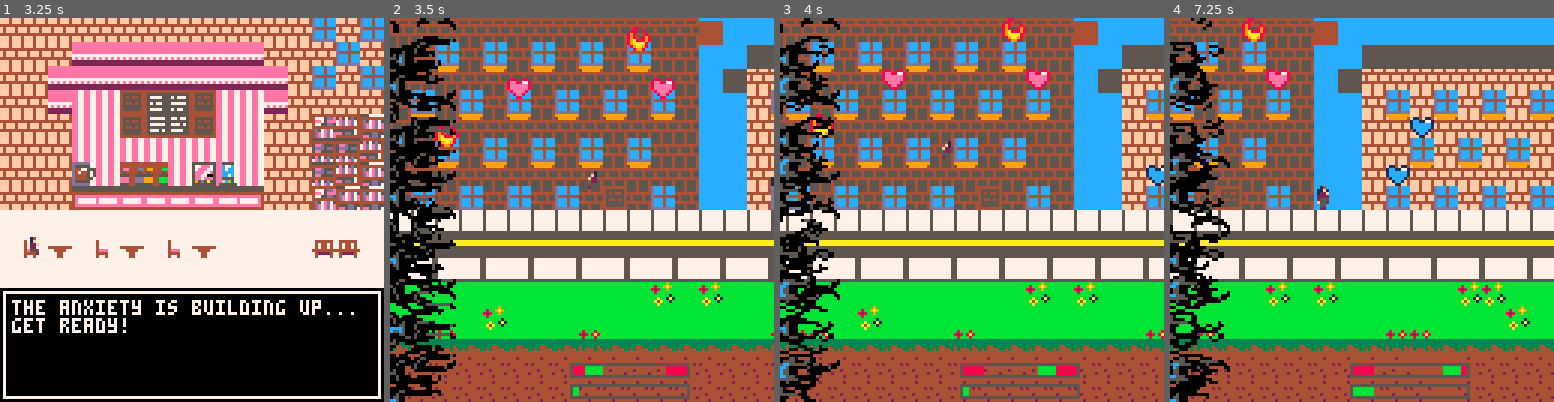
Above: before the commit, frames 1-4 (left to right).
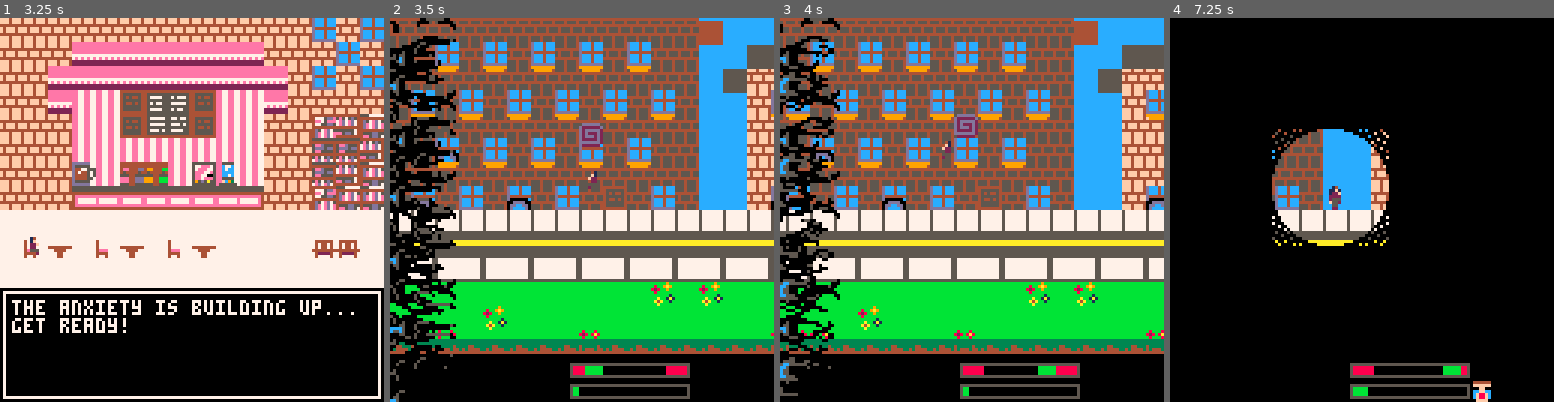
Above: after the commit, the same moments.

Repository: llopez020/Anxiety-at-its-Finest
Game: PICO-8 cartridge base.p8
Same seed, same stepped clock (60 frames per second), same inputs: the game is played once before the commit and once after it.
Inputs:
- Up to frame 1 (3.25 s): tap X (X key) at 0.33, 1.07, 1.85, 2.97 s; tap O (Z key) at 0.7, 1.7, 2.1, 2.5, 2.9 s; hold Right 1.6-2.1 s; hold Up 2.15-2.42 s; hold Right 2.47-3.03 s; hold Left from 3.08 s (still down)
- Up to frame 2 (3.5 s): keep holding Left; tap O (Z key) at 3.3 s
- Up to frame 3 (4 s): release Left at 3.58 s; hold Down 3.63-3.97 s; tap O (Z key) at 3.7 s
- Up to frame 4 (7.25 s): hold Right 4.02-4.68 s; tap X (X key) at 4.08, 5.2, 6.32 s; tap O (Z key) every 0.4 s from 4.1 to 6.9 s; hold Up 4.73-5.03 s; hold Left 5.08-5.68 s; hold Down 5.73-6.03 s; hold Right 6.08-6.58 s; hold Right 6.63-7.13 s; hold Up from 7.18 s (still down)

Frame 1 is identical in both runs. In frame 2, 11% of the frame differs, in the area x 0-100%, y 2-100%; in frame 3, 12%; in frame 4, 87%, in the area x 0-100%, y 0-100%.

Commit message:
Add files via upload

Diff:
--- a/base.p8
+++ b/base.p8
@@ -71,6 +71,11 @@
 anex_bar_color = 11
 level_anex_bar_color = 11
 
+anexitytimer=0
+antianexitytimer=0
+anexityshield=false
+icontimer=0
+icon=0
 --- anexity
 scrollspd=.02
 --begin tinker
@@ -83,6 +88,7 @@
 gravity_strength = 200.0
 friction_strength = 10.0
 jump_strength = 5000.0
+deathtext=0
 -- stop tinker
 
 -- end
@@ -149,10 +155,21 @@
 end
 
 function gameover()
-	if(game_over_flag == false) then sfx(18) music(5) game_over_flag = true end
-	rectfill(0,0 , 128,128,0)
-	textbox(0,90,127,127,"game over!\npress ❎ to restart")
-	if btn(❎) and textindex>30 then mode="test" resetmode() end
+
+ if(game_over_flag == false) then sfx(18) music(5) game_over_flag = true end
+ if textindex==0 then gmt=flr(rnd(8)) end
+ rectfill(0,0 , 128,128,0)
+
+ if gmt==0 then textbox(0,90,127,127,"game over!\npress ❎ to play again!\nkeep breathing, it will be\nokay!") end
+ if gmt==1 then textbox(0,90,127,127,"game over!\npress ❎ to play again!\nnever give up! things are \nnever as bad as they seem!") end
+ if gmt==2 then textbox(0,90,127,127,"game over!\npress ❎ to play again!\nfeeling stressed? speak to a\nfriend!") end
+ if gmt==3 then textbox(0,90,127,127,"game over!\npress ❎ to play again!\nif things are becoming too\noverwhelming, take a break!") end
+ if gmt==4 then textbox(0,90,127,127,"game over!\npress ❎ to play again!\nremember that you are always\nloved!") end
+ if gmt==5 then textbox(0,90,127,127,"game over!\npress ❎ to play again!\nsometimes, it can be helpful\nto take a step back and gain \nsome clarity on the situation!") end
+
+ if gmt>5 then textbox(0,90,127,127,"game over!\npress ❎ to play again!") end
+ if btn(❎) and textindex>30 then mode="test" resetmode() end
+
 end
 
 function win()
@@ -194,7 +211,7 @@
 animate(anxiety_animation12,sin(bounce)*4-40,17-35-63,anxiety_animation12,8,4,17)
 
 ----- anexity bar code
-
+if anexitytimer<=0 and antianexitytimer<=0 then
  local anxmax = 150
  rectfill(player.x-(anxmax-anexity_level),0 , player.x-(anxmax-anexity_level)-128,128,0)
  rectfill(0,player.y-(anxmax-anexity_level),128 ,player.x-(anxmax-anexity_level)-128,0)
@@ -205,6 +222,24 @@
   circ(player.x,player.y,(anxmax-anexity_level)+i,0)
 //  circ(player.x-1,player.y,(anxmax-anexity_level)+i,0)
  end
+elseif anexitytimer>0 then
+ local anxmax = 150
+ local anexity_levelg= 130
+ rectfill(player.x-(anxmax-anexity_levelg),0 , player.x-(anxmax-anexity_levelg)-128,128,0)
+ rectfill(0,player.y-(anxmax-anexity_levelg),128 ,player.x-(anxmax-anexity_levelg)-128,0)
+ rectfill(player.x+(anxmax-anexity_levelg),0 , player.x+(anxmax-anexity_levelg)+128,128,0)
+ rectfill(0,player.y+(anxmax-anexity_levelg),128 ,player.x+(anxmax-anexity_levelg)+128,0)
+
+ for i=0,flr((anxmax-anexity_levelg)/5)+15 do
+  circ(player.x,player.y,(anxmax-anexity_levelg)+i,0)
+ end
+elseif antianexitytimer>0 then
+
+end
+
+if anexitytimer>0 then anexitytimer=anexitytimer-1 icontimer=1 icon=43 end
+if antianexitytimer>0 then antianexitytimer=antianexitytimer-1 icontimer=1 icon=38 end
+if anexityshield==true then spr(228,52,120) end
 
 local movement_bar = 243
 local empty_bar = 242
@@ -217,9 +252,9 @@
 -- bar speed multiplier -note 2 is crazy fast
 local bar_spd = .7
 -- how much points will increase your anex with a bad hit
-local bad_hit_amount = 10
+local bad_hit_amount = 8
 --how much points will decrease your anex with a good hit
-local good_hit_amount = 8
+local good_hit_amount = 10
 
 if anexity_level<=0 then anexity_level=0 end
 if anexity_level>100 then wait(3) mode="gameover" end
@@ -305,15 +340,17 @@
 
 			anexity_level = anexity_level - good_hit_amount
 		end
+
+		icon=221 icontimer=20
 		counting_flag = true
 		end
 
 		--end funcionality for decrease level
 
-				rectfill(0,0,128,1,11)
-				rectfill(0,126,128,128,11)
-				rectfill(0,0,1,128,11)
-				rectfill(126,0,127,128,11)
+				rectfill(0,0,128,0,11)
+				rectfill(0,127,128,128,11)
+				rectfill(0,0,0,128,11)
+				rectfill(127,0,127,128,11)
 
 		--put here your code for any other reacitons when correct hit
 
@@ -335,15 +372,17 @@
 			anexity_level = anexity_level + bad_hit_amount
 
 		end
+
+		icon=222 icontimer=20
 		counting_flag = true
 		end
 		-- end increase level of anexity code
 
 
- 			rectfill(0,0,128,1,8)
-				rectfill(0,126,128,128,8)
-				rectfill(0,0,1,128,8)
-				rectfill(126,0,127,128,8)
+ 			rectfill(0,0,128,0,8)
+				rectfill(0,127,128,128,8)
+				rectfill(0,0,0,128,8)
+				rectfill(127,0,127,128,8)
 
 		--put here your code for any other reactions when correct hit
 
@@ -492,6 +530,8 @@
 	bounce = bounce + 0.010
 end
 
+if icontimer>0 then icontimer=icontimer-1 spr(icon,100,120) end
+
 if debugint==1 then print(stat(7).." fps\n",0,0,7) end
 //circ(64,64,150-anexity_level,0)
 
@@ -550,11 +590,15 @@
 
 function item_handling(item)
  --fire
- if item.sprite==14 then create_object("explosion",255,item.x,item.y,0,0) deleteallof("blob", player.x) sfx(23) end
- --heal
- if item.sprite==16 then anexity_level-=30 end
- --blue heal
- if item.sprite==15 then anexity_level-=10 end
+if item.sprite==14 then create_object("explosion",255,item.x,item.y,0,0) deleteallof("blob", player.x) sfx(23) end
+
+ if item.sprite==16 then anexityshield=true end
+ --cloud
+ if item.sprite==44 then anexity_level-=30 icon=221 icontimer=40 end
+ --spiral
+ if item.sprite==40 then if anexityshield==false then anexitytimer=300 antianexitytimer=0 else anexityshield=false end end
+ --blue heart
+ if item.sprite==15 then antianexitytimer=300 anexitytimer=0 end
 end
 
 -- moves all objects in the x direction if not player
@@ -611,7 +655,7 @@
 
 			-- if object is not the object being checked, check for collision
 			if (obj1!=temp.value and temp.value.id=="plat" and flr(obj1.y)+1>=flr(temp.value.y)-6 and velocity_y<0) then goto continue end
- 		if (temp.value.id=="item" or temp.value.id=="blob") then if checkcol(obj1, temp.value,x_y)==true then if (temp.value.id=="item") then sfx(17) else sfx(22) end deleteobj(temp.value) end goto continue end
+ 		if (temp.value.id=="item" or temp.value.id=="blob") then if checkcol(obj1, temp.value,x_y)==true then if (temp.value.id=="item") then sfx(17) else sfx(22) end temp.value.sprite=255 temp.value.id="null" end goto continue end
 			if (obj1!=temp.value and temp.value.id!="bg" and checkcol(obj1, temp.value,x_y)==true) then if x_y==1 then obj1.floor=1 end return true end
 			::continue::
 			temp = temp.next
@@ -634,8 +678,8 @@
 -- checks for collision between two objects
 function checkcol(obj1, obj2,x_y)
  bool = sprcoll(obj1.x,obj1.y,obj1.width,obj1.height,obj2.x,obj2.y,obj2.width,obj2.height)
- if bool==true and obj2.id=="item" then item_handling(obj2) rectfill(0,0,128,1,11)	rectfill(0,126,128,128,11)	rectfill(0,0,1,128,11)	rectfill(126,0,127,128,11) return bool end
- if bool==true and obj2.id=="blob" then anexity_level+=40 rectfill(0,0,128,1,8)	rectfill(0,126,128,128,8)	rectfill(0,0,1,128,8)	rectfill(126,0,127,128,8) return bool end
+ if bool==true and obj2.id=="item" then item_handling(obj2) rectfill(0,0,128,0,11)	rectfill(0,127,128,128,11)	rectfill(0,0,0,128,11)	rectfill(127,0,127,128,11) return bool end
+ if bool==true and obj2.id=="blob" then if anexityshield==false then anexity_level+=25 rectfill(0,0,128,0,8)	rectfill(0,127,128,128,8)	rectfill(0,0,0,128,8)	rectfill(127,0,127,128,8) icon=222 icontimer=20 return bool else anexityshield=false return bool end end
  -- if collision occurs, send back to old pos based on x_y, else return false
 	if bool==true then if x_y==0 then obj1.x=obj1.oldx else obj1.y=obj1.oldy end
 			if obj1.id=="player" then mapy=oldmapy end
@@ -1166,8 +1211,8 @@
 3e3e3e3e3e3e3e3e3e3e3e2e3e2e3e3e3e3e3e2e2e3e3e3e3e3e3e3e3e3e3e3e3e3e3e3e2e2e3e3e3e3e3e3e3e3e2e3e3e3e2e3e3e3e2e3e3e3e2e3e3e3e3e3e3e3e2e2e3e3e3e3e3e3e3e2e3e3e3e2e3e3e3e2e2e3e3e3e3e3e3e2e3e3e3e3e3e3e3e3e3e3e3e3e3e2e3e3e3e3e2e3e3e3e3e3e3e3e3e3e3e3e3e2e3e2e3e3e
 3e3e3e3e2e3e3e3e3e3e3e3e3e3e3e3e3e3e3e3e3e2e3e3e3e3e3e2e3e3e3e3e3e3e3e3e3e3e3e2e3e3e3e3e3e3e3e3e3e2e2e3e3e3e3e3e3e3e3e3e3e2e3e3e3e3e3e3e3e3e3e3e3e2e2e3e3e3e3e3e3e3e3e2e3e3e3e3e3e3e3e3e3e3e3e2e3e3e2e2e3e3e3e3e3e3e3e2e2e3e3e3e3e3e3e3e2e3e3e3e3e3e3e3e3e3e3e3e
 2f3f3f2f2f2f2f2f3f2f2f2f2f2f2f2f3f3f2f2f2f2f2f2f3f2f2f2f2f2f2f2f3f3f2f2f2f2f2f2f2f2f3f3f3f2f2f2f2f2f2f2f2f2f2f2f3f2f2f2f2f2f2f2f2f2f3f2f2f2f2f2f2f2f2f2f2f3f2f2f2f2f2f2f2f2f2f2f3f2f3f3f2f2f2f2f2f2f2f2f2f3f2f2f3f2f2f2f2f2f3f3f2f3f3f2f2f2f2f2f3f2f2f2f2f2f2f2f
-1e1e1e1e1e1e1e1e1e1e1e1e1e1e1e1e1e0d0d1e1e1e1e1e1e1e1e1e1e1e1e1e1e1e1e1e1e1e1e1e1e1e1e1e1e1e1e1e1e1e1e0d0d1e1e1e1e1e1e1e1e1e1e1e1e1e0d0d1e1e1e1e1e1e1e1e1e1e1e1e1e1e0d0d1e1e1e1e1e1e1e1e1e1e1e1e1e1e0d0d1e1e1e1e1e1e1e1e1e1e1e1e1e1e1e1e1e1e1e1e1e1e1e1e1e1e1e1e
-1e1e1e1e1e1e1e1e1e1e1e1e1e1e1e1e1e1e0d1e1e1e1e1e1e1e1e1e1e1e1e1e1e1e1e1e0d1e1e1e1e1e1e1e1e1e1e1e1e1e1e1e0d1e1e1e1e1e1e1e1e1e1e1e1e1e1e0d1e1e1e1e1e1e1e1e1e1e1e1e1e1e1e0d1e1e1e1e1e1e1e1e1e1e1e1e1e1e1e0d1e1e1e1e1e1e1e1e1e1e1e1e1e1e1e1e1e1e1e1e1e1e1e1e1e1e1e1e
+2525252525252525252525252525252525252525252525252525252525252525252525252525252525252525252525252525252525252525252525252525252525252525252525252525252525252525252525252525252525252525252525252525252525252525252525252525252525252525252525252525252525252525
+2525252525252525252525252525252525252525252525252525252525252525252525252525252525252525252525252525252525252525252525252525252525252525252525252525252525252525252525252525252525252525252525252525252525252525252525252525252525252525252525252525252525252525
 3a3a3a3a3a3a3a3a3a3a3a3a3a3a3a3a1e1e1e1e1e1e1e1e1e1e1e1e1e1e1e1e000000000000000000000000000000000000000000000000000000000000000000000000000000000000000000000000000000000000000000000000000000000000000000000000000000000000000000000000000000000000000000000000
 3a3a3a3a3a3a3a3a3a3a3a3a3a3a3a3a1e1e1e1e1e1e1e1e1e1e1e1e1e1e1e1e000000000000000000000000000000000000000000000000000000000000000000000000000000000000000000000000000000000000000000000000000000000000000000000000000000000000000000000000000000000000000000000000
 3a3a3a3a3a3a3a3a3a3a3a3a3af63af63a0000000000000000002f2f2f2f2f00000000000000000000000000000000000000000000000000000000000000000000000000000000000000000000000000000000000000000000000000000000000000000000000000000000000000000000000000000000000000000000000000
--- a/building_generator.lua
+++ b/building_generator.lua
@@ -21,7 +21,7 @@
 }
 available_brick_colors = {15,8,13,5}
 available_roof_colors = {13,4,0,1,5}
-available_spawners = {247,14,15,16}
+available_spawners = {247,247,247,247,247,247,14,15,16,44,40}
 
 function building:new(building_x_start_,number_of_floors_,elements_per_floor_,brick_color_,roof_color_)
     self.__index = self
@@ -78,7 +78,7 @@
         for i=1,buildingToAdd.number_of_floors,1 do
             for j=1,buildingToAdd.elements_per_floor-buildFloorOffset,1 do
                 if i>1 then add(buildingToAdd.item_list,create_object("plat",52,floor_x_start*8+building_data.xoffset_camera,map_y_start*8,8,2)) end
-                if((flr(rnd(8)))==1 and current_spawners<buildingToAdd.max_spawners) then
+                if((flr(rnd(4)))==1 and current_spawners<buildingToAdd.max_spawners) then
                     spawn = available_spawners[(flr(rnd(#available_spawners)) + 1)]
                     mset( floor_x_start, map_y_start-1, spawn)
                     if(spawn == 247) then
@@ -95,6 +95,14 @@
                     end
                     if(spawn == 16) then
                         add(buildingToAdd.item_list,create_object("item",16,(floor_x_start*8+building_data.xoffset_camera),(map_y_start-1)*8,8,8) )
+                        mset(floor_x_start,map_y_start-1,0)
+                    end
+                    if(spawn == 44) then
+                        add(buildingToAdd.item_list,create_object("item",44,(floor_x_start*8+building_data.xoffset_camera),(map_y_start-1)*8,8,8) )
+                        mset(floor_x_start,map_y_start-1,0)
+                    end
+                    if(spawn == 40) then
+                        add(buildingToAdd.item_list,create_object("item",40,(floor_x_start*8+building_data.xoffset_camera),(map_y_start-1)*8,8,8) )
                         mset(floor_x_start,map_y_start-1,0)
                     end
                     current_spawners += 1
@@ -123,6 +131,8 @@
         if i=='n' then build_y_coord=build_y_coord-8 build_x_coord=tempbuild_x else
          if i==247 then add(buildingToAdd.item_list,create_object("blob",i,build_x_coord,build_y_coord,8,8) )
          elseif i==16 then add(buildingToAdd.item_list,create_object("item",i,build_x_coord,build_y_coord,8,8) )
+         elseif i==14 then add(buildingToAdd.item_list,create_object("item",i,build_x_coord,build_y_coord,8,8) )
+         elseif i==40 then add(buildingToAdd.item_list,create_object("item",i,build_x_coord,build_y_coord,8,8) )
          elseif i==52 then add(buildingToAdd.item_list,create_object("plat",i,build_x_coord,build_y_coord,8,8) )
 
         elseif i!=0 then add(buildingToAdd.item_list,create_object("wall",i,build_x_coord,build_y_coord,8,8) ) end build_x_coord=build_x_coord+8 end
@@ -258,29 +268,32 @@
 function structure_list(id)
    if id==0 then return {47,13,13,47,13,13,47,'n',
                          0,47,13,247,13,47,'n',
-                         0,0,47,0,47 } end
+                         0,0,47,0,47,40,'n',
+                        'n',
+                    0,0,0,0,0 } end
     if id==1 then return {47,13,13,47,13,13,47,'n',
                          0,47,13,16,13,47,'n',
-                         0,0,47,0,47 } end
+                         0,0,47,0,47,'n' } end
     if id==2 then return {47,13,13,13,13,47,'n',
                             0,47,47,13,47,'n',
                             0,0,0,13,0,'n',
-                            0,52,52,13,'n',
-                            0,247,0,63} end
+                            0,52,0,13,'n',
+                            0,0,0,63} end
     if id==3 then return {0,225,'n',
                                 224,227,224,'n',
-                                0,224,0} end
+                                0,224,247} end
 
     if id==4 then return {0,226,0,226,'n',
                             224,227,227,226,'n',
                             0,224,227,227,224,'n',
-                            0,0,224,224} end
-    if id==5 then return {0,0,225,0,0,'n',
-                                224,224,227,227,227,'n',
-                                0,0,224,227,227,'n',
-                                0,0,0,224,224,'n',
-                                227,227,'n',
-                                227,227,227,227,227,'n',
-                                224,227,227,224,224,'n',
-                                0,224,224} end
-end
+                            0,0,224,224,'n',
+                            0,0,0,247} end
+    if id==5 then return {0,0,0,0,225,0,0,0,247,'n',
+                                52,0,224,224,227,227,227,'n',
+                                14,0,0,247,224,227,227,'n',
+                                0,0,0,0,247,224,224,'n',
+                                0,0,227,227,'n',
+                                0,0,227,227,227,227,227,'n',
+                                0,0,224,227,227,224,224,'n',
+                                0,0,0,224,224} end
+end
Not shown, changed: 26 lines of the sprite sheet (__gfx__) section of base.p8
